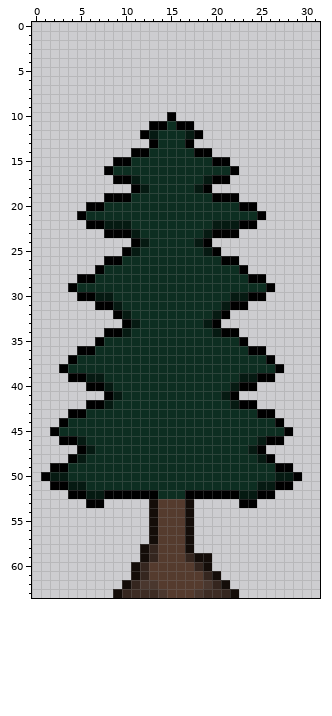
Two states of a pixel-art sprite, scenes/objects/trees/pine1.png. Above: the version before the commit.
The file is 32x64 pixels.
And afterwards:
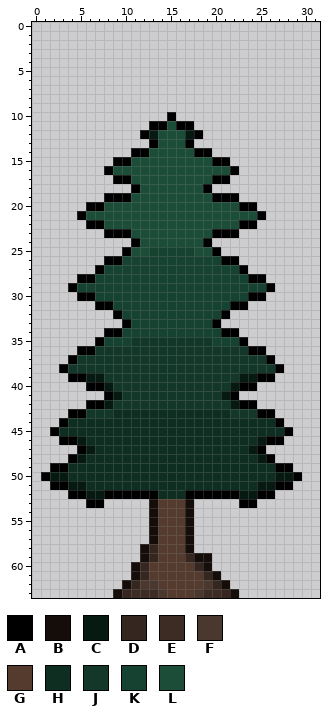
Palette (. is transparent): A #000000  B #140d09  C #061a12  D #35261f  E #3d2c24  F #4a372e  G #553b2e  H #0d2e21  J #133829  K #164231  L #1c4d39
The author wrote: create pine tree variation
Changes in this commit:
@@ x 0..31 @@
 10 ...............A................
-11 .............AAHAA..............
-12 ............ACHHHCA.............
-13 .............AHHHA..............
-14 ...........AAHHHHHAA............
-15 .........AAHHHHHHHHHAA..........
-16 ........AHHHHHHHHHHHHHA.........
-17 .........AACHHHHHHHCAA..........
-18 ...........ACHHHHHCA............
-19 ........AAAHHHHHHHHHAAA.........
-20 ......AAHHHHHHHHHHHHHHHAA.......
-21 .....AHHHHHHHHHHHHHHHHHHHA......
-22 ......AACCCHHHHHHHHHCCCAA.......
-23 ........AAACHHHHHHHCAAA.........
-24 ...........ACHHHHHCA............
-25 ..........ACHHHHHHHCA...........
-26 ........AAHHHHHHHHHHHAA.........
-27 .......AHHHHHHHHHHHHHHHA........
-28 .....AAHHHHHHHHHHHHHHHHHAA......
-29 ....AHHHHHHHHHHHHHHHHHHHHHA.....
-30 .....AACCHHHHHHHHHHHHHCCAA......
-31 .......AACHHHHHHHHHHHCAA........
-32 .........ACHHHHHHHHHCA..........
-33 ..........ACHHHHHHHCA...........
-34 ........AACHHHHHHHHHCAA.........
-35 .......AHHHHHHHHHHHHHHHA........
-36 .....AAHHHHHHHHHHHHHHHHHAA......
-37 ....AHHHHHHHHHHHHHHHHHHHHHA.....
-38 ...AHHHHHHHHHHHHHHHHHHHHHHHA....
-39 ....AACCHHHHHHHHHHHHHHHCCAA.....
-40 ......AACHHHHHHHHHHHHHCAA.......
-41 ........ACHHHHHHHHHHHCA.........
-42 ......AACHHHHHHHHHHHHHCAA.......
-43 ....AAHHHHHHHHHHHHHHHHHHHAA.....
+11 .............AALAA..............
+12 ............ACLLLCA.............
+13 .............ALLLA..............
+14 ...........AALLLLLAA............
+15 .........AALLLLLLLLLAA..........
+16 ........ALLLLLLLLLLLLLA.........
+17 .........AALLLLLLLLLAA..........
+18 ...........ALLLLLLLA............
+19 ........AAALLLLLLLLLAAA.........
+20 ......AALLLLLLLLLLLLLLLAA.......
+21 .....ALLLLLLLLLLLLLLLLLLLA......
+22 ......AALLLLLLLLLLLLLLLAA.......
+23 ........AAALLLLLLLLLAAA.........
+24 ...........ALLLLLLLA............
+25 ..........ALLKKKKKLLA...........
+26 ........AAKKKKKKKKKKKAA.........
+27 .......AKKKKKKKKKKKKKKKA........
+28 .....AAKKKKKKKKKKKKKKKKKAA......
+29 ....AKKKKKKKKKKKKKKKKKKKKKA.....
+30 .....AAKKKKKKKKKKKKKKKKKAA......
+31 .......AAKKKKKKKKKKKKKAA........
+32 .........AKKKKKKKKKKKA..........
+33 ..........AKKKKKKKKKA...........
+34 ........AAKKKKKKKKKKKAA.........
+35 .......AKKKJJJJJJJJJKKKA........
+36 .....AAJJJJJJJJJJJJJJJJJAA......
+37 ....AJJJJJJJJJJJJJJJJJJJJJA.....
+38 ...AJJJJJJJJJJJJJJJJJJJJJJJA....
+39 ....AACCJJJJJJJJJJJJJJJCCAA.....
+40 ......AACJJJJJJJJJJJJJCAA.......
+41 ........ACJJJJJJJJJJJCA.........
+42 ......AACJJJJJJJJJJJJJCAA.......
+43 ....AAJJJHHHHHHHHHHHHHJJJAA.....
 44 ...AHHHHHHHHHHHHHHHHHHHHHHHA....
Changed places in both pictures, as pixel boxes (x1, y1, x2, y2):
changed: (68, 121, 275, 418)
